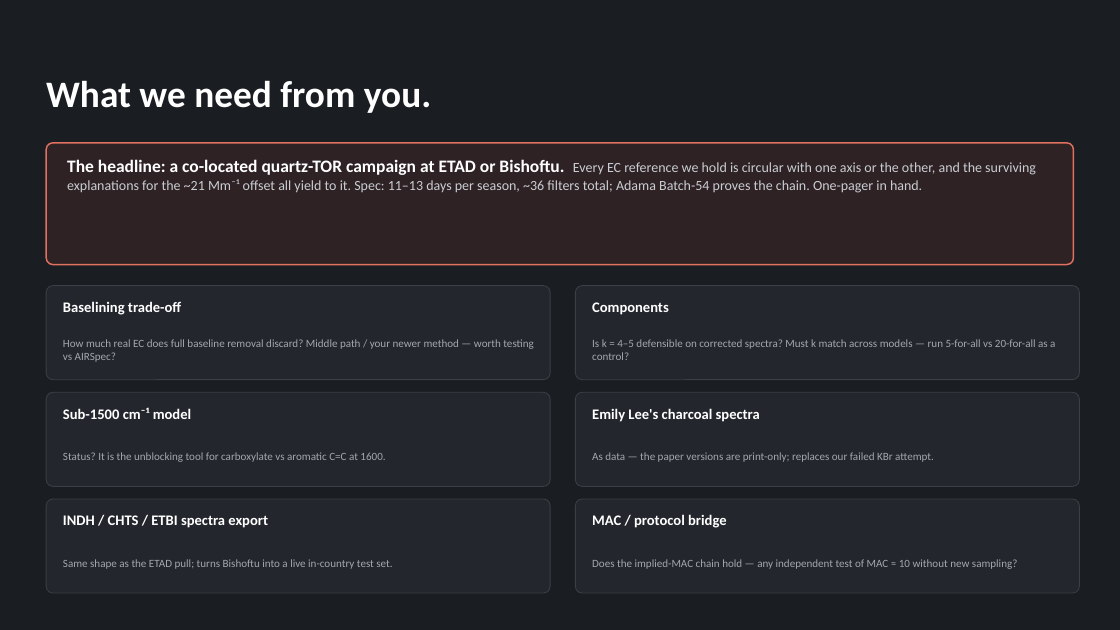
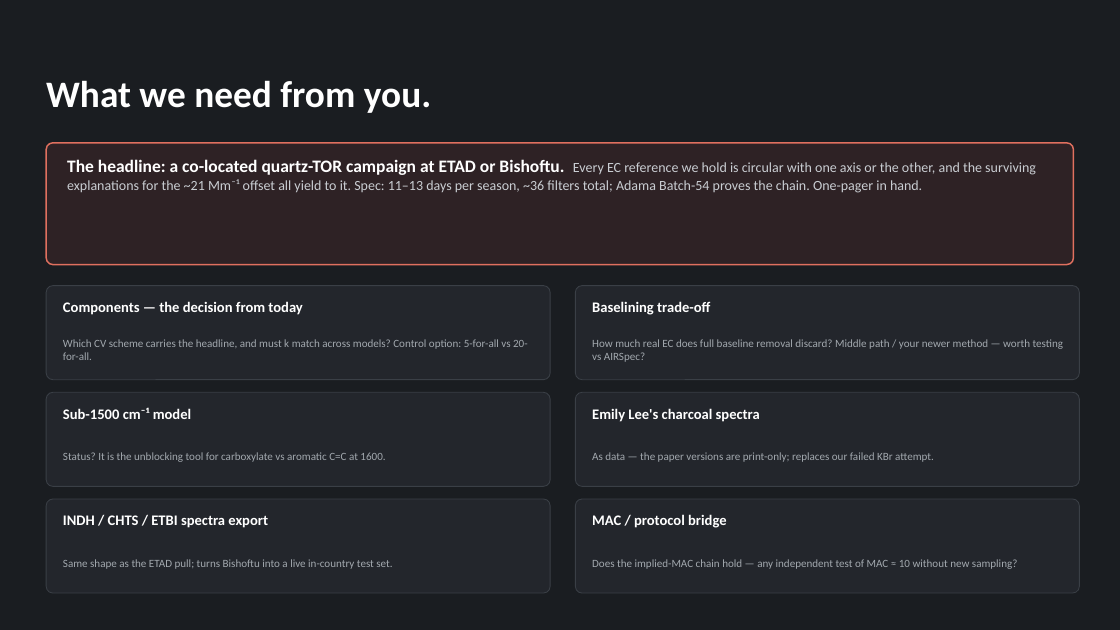
Before and after one commit to ahzs645/aethmodular, a slide deck: slide 21 of research/ftir_ec_phase3/deliverables/satoshi_followup_2026-08-13.pptx (slide 16 before the commit). Drawn at 1120x630 pixels with LibreOffice and Linux fonts; fonts in the diff are those of the drawing. Boxes give left, top, right and bottom in pixels: in the first picture for what was removed or moved away, otherwise in the second. Text is boxed around its words. In the diff, an @@ line names an element or a change of style, - is before the commit and + after.

```diff
--- a/research/ftir_ec_phase3/deliverables/satoshi_followup_2026-08-13.pptx
+++ b/research/ftir_ec_phase3/deliverables/satoshi_followup_2026-08-13.pptx
@@ text at box(63, 301, 302, 315): text changed @@
-Baselining trade-off
+Components — the decision from today
@@ text at box(592, 301, 710, 315): text changed @@
-Components
+Baselining trade-off
@@ text at box(63, 339, 528, 360): text changed @@
-How much real EC does full baseline removal discard? Middle path / your newer method — worth testing vs AIRSpec?
+Which CV scheme carries the headline, and must k match across models? Control option: 5-for-all vs 20-for-all.
@@ text at box(592, 339, 1063, 362): text changed @@
-Is k = 4–5 defensible on corrected spectra? Must k match across models — run 5-for-all vs 20-for-all as a control?
+How much real EC does full baseline removal discard? Middle path / your newer method — worth testing vs AIRSpec?
```
Also in this commit, not shown: 16 other slides changed, 6 slides added, 1 slide removed.
